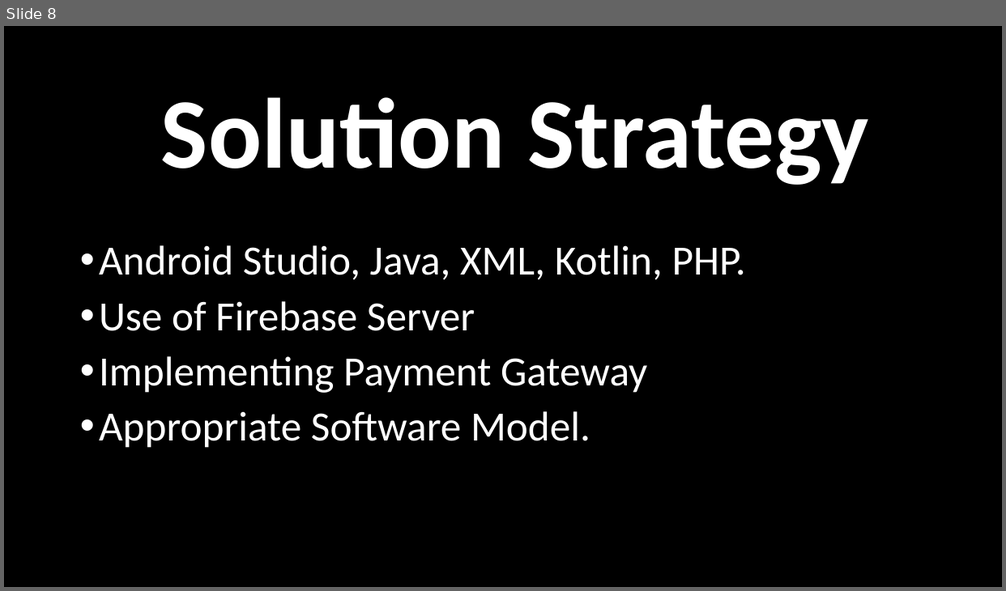
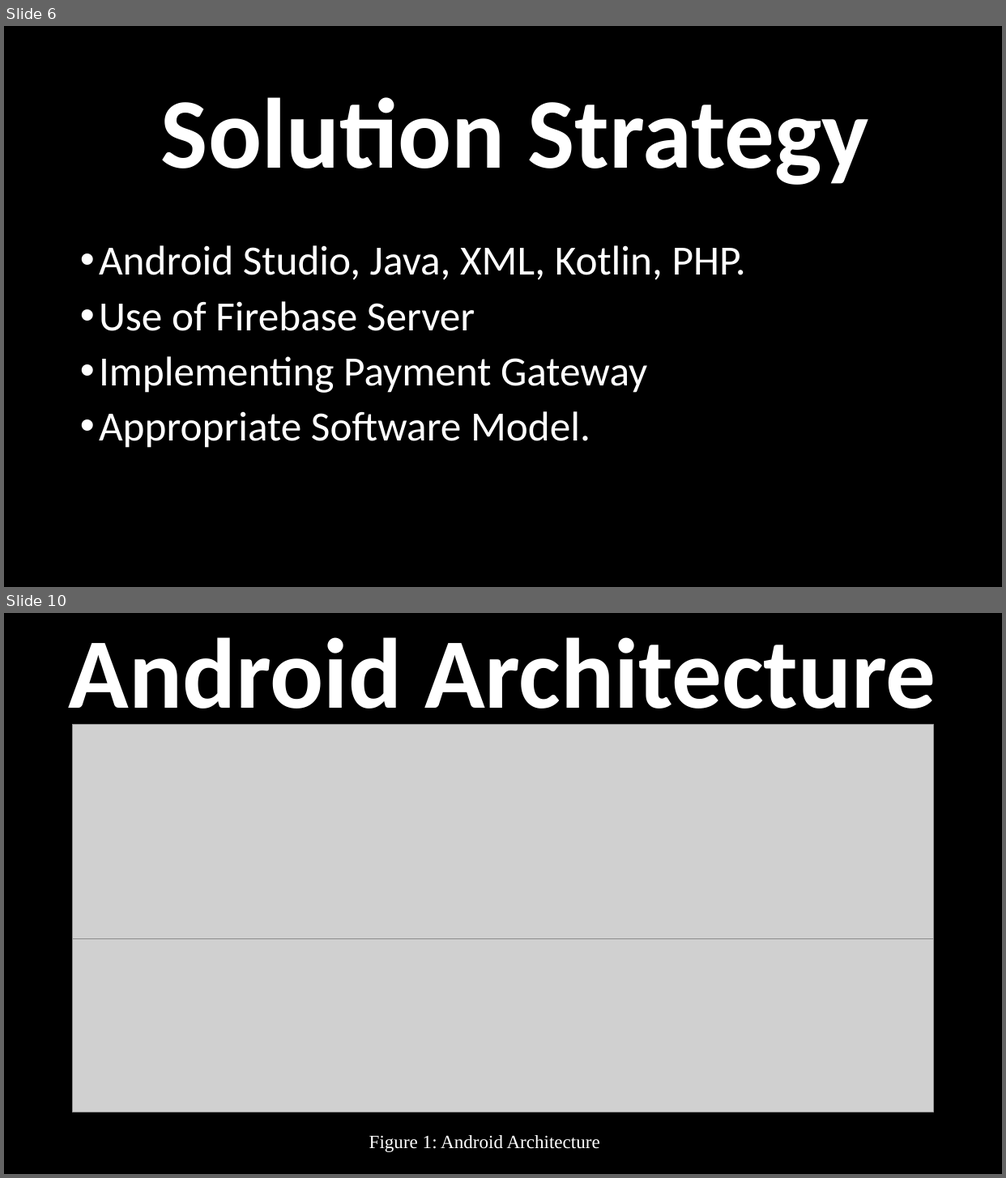
Before and after one commit to pritz10/Dissertation-Mini-Project-2018-, a slide deck: Home Stays.pptx. Shown one above the other, each under a label of ours: slide 8 before the commit, slides 6 and 10 after it; the slides between them are not shown. The pictures are 1006x591 and 1006x1178 pixels, drawn with LibreOffice and Linux fonts; fonts in the diff are those of the drawing; grey boxes stand for pictures. Boxes give left, top, right and bottom in pixels: in the first picture for what was removed or moved away, otherwise in the second. Text is boxed around its words. In the diff, an @@ line names an element or a change of style, - is before the commit and + after.

```diff
--- a/Home Stays.pptx
+++ b/Home Stays.pptx
@@ slide 10 added at [4, 613, 1002, 1174], background #000000 @@
@@ text added at [69, 637, 936, 730], 96 pt, text #FFFFFF, bold @@
+Android Architecture
@@ picture added at [73, 725, 934, 939] @@
@@ picture added at [73, 939, 934, 1112] @@
@@ text added at [369, 1135, 600, 1152], 18 pt, text #FFFFFF @@
+Figure 1: Android Architecture
@@ what was slide 8 is now slide 6 @@
```
Also in this commit, not shown: 8 slides changed, 8 other slides added, 2 slides removed, 4 other files.
